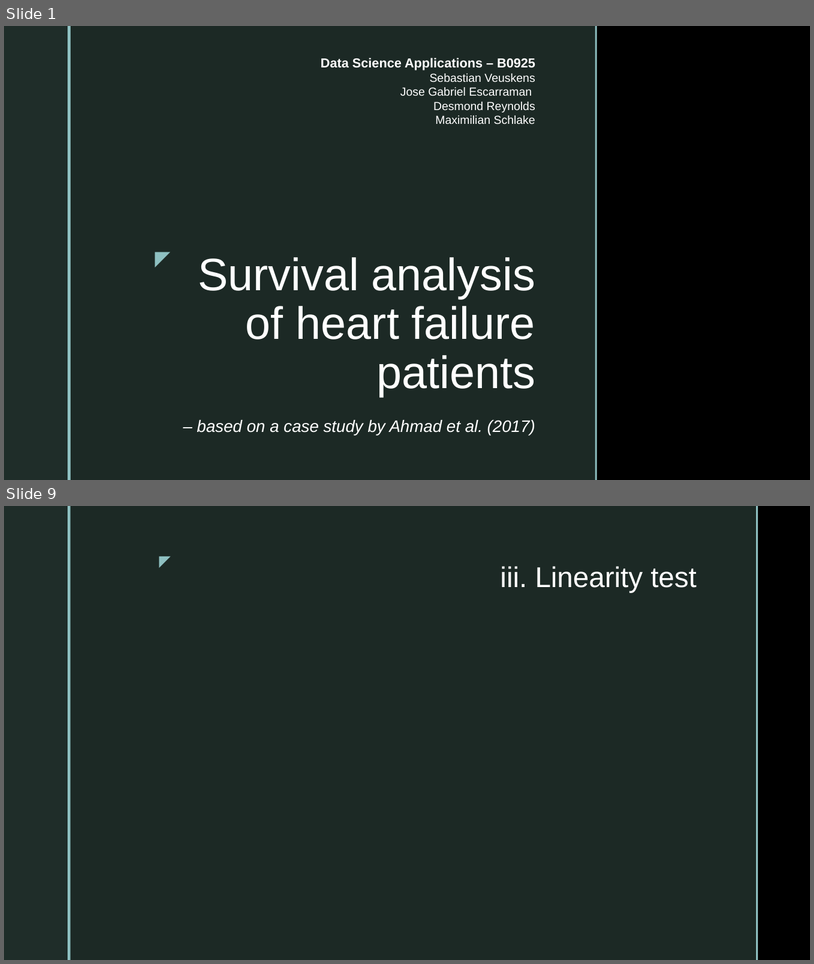
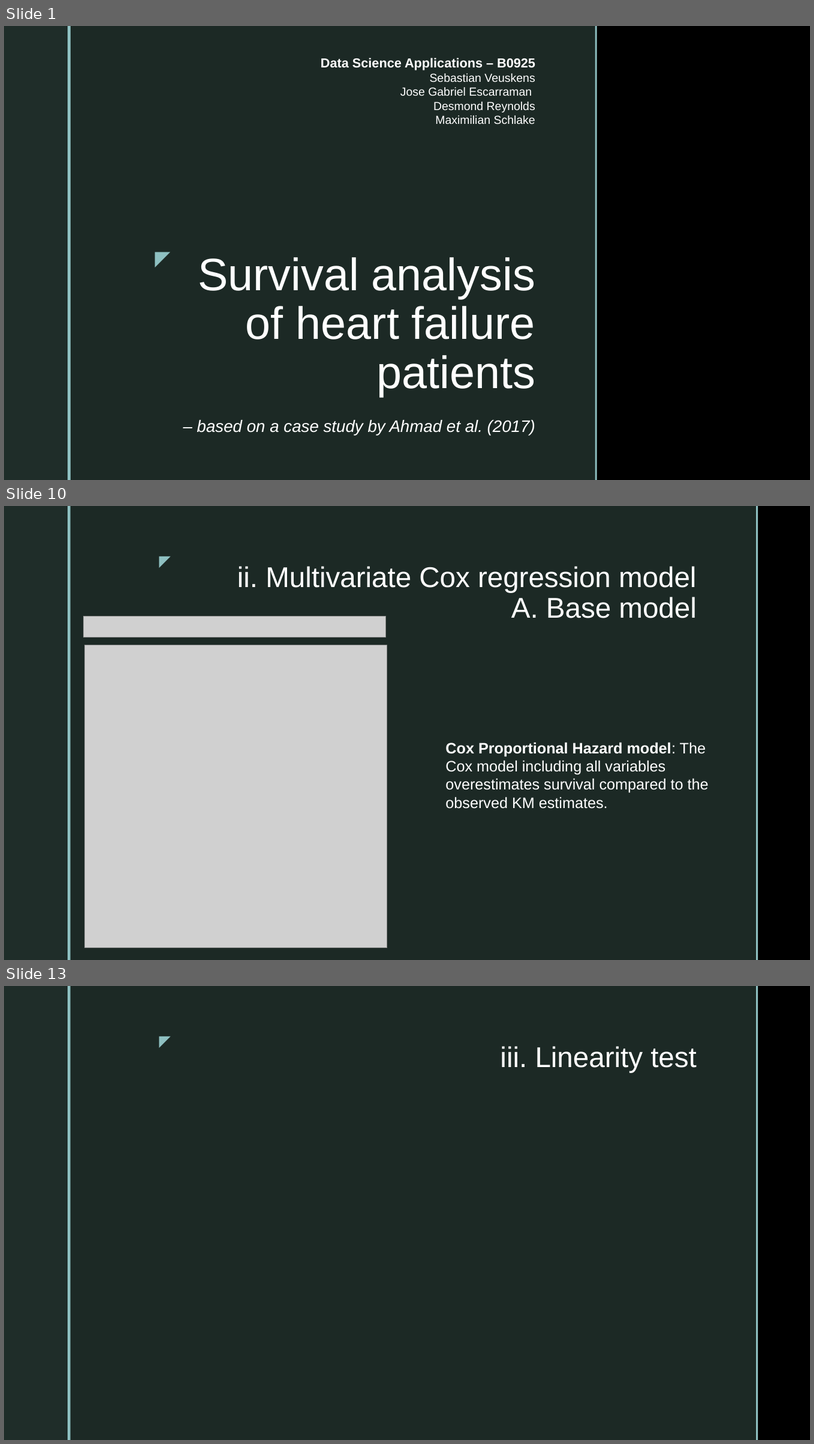
Before and after one commit to SebastianVeuskens/DSA-Project, a slide deck: presentation.pptx. Shown one above the other, each under a label of ours: slides 1 and 9 before the commit, slides 1, 10 and 13 after it; the slides between them are not shown. The pictures are 814x964 and 814x1444 pixels, drawn with LibreOffice and Linux fonts; fonts in the diff are those of the drawing; grey boxes stand for pictures; background and template pictures are left out. Boxes give left, top, right and bottom in pixels: in the first picture for what was removed or moved away, otherwise in the second. Text is boxed around its words. In the diff, an @@ line names an element or a change of style, - is before the commit and + after.

```diff
--- a/presentation.pptx
+++ b/presentation.pptx
@@ slide 10 added at [4,506,810,960], background picture (left out); not listed: 5 template elements that a slide beside it also shows @@
@@ title added at [237,566,696,618], 34 pt, text #FFFFFF @@
+ii. Multivariate Cox regression model
+A. Base model
@@ picture added at [84,616,386,637] @@
@@ picture added at [85,645,387,948] @@
@@ text added at [446,742,709,808], 18 pt, text #FFFFFF @@
+Cox Proportional Hazard model: The Cox model including all variables overestimates survival compared to the observed KM estimates.
@@ what was slide 9 is now slide 13 @@
```
Also in this commit, not shown: 7 slides changed, 3 other slides added, 8 other files.
